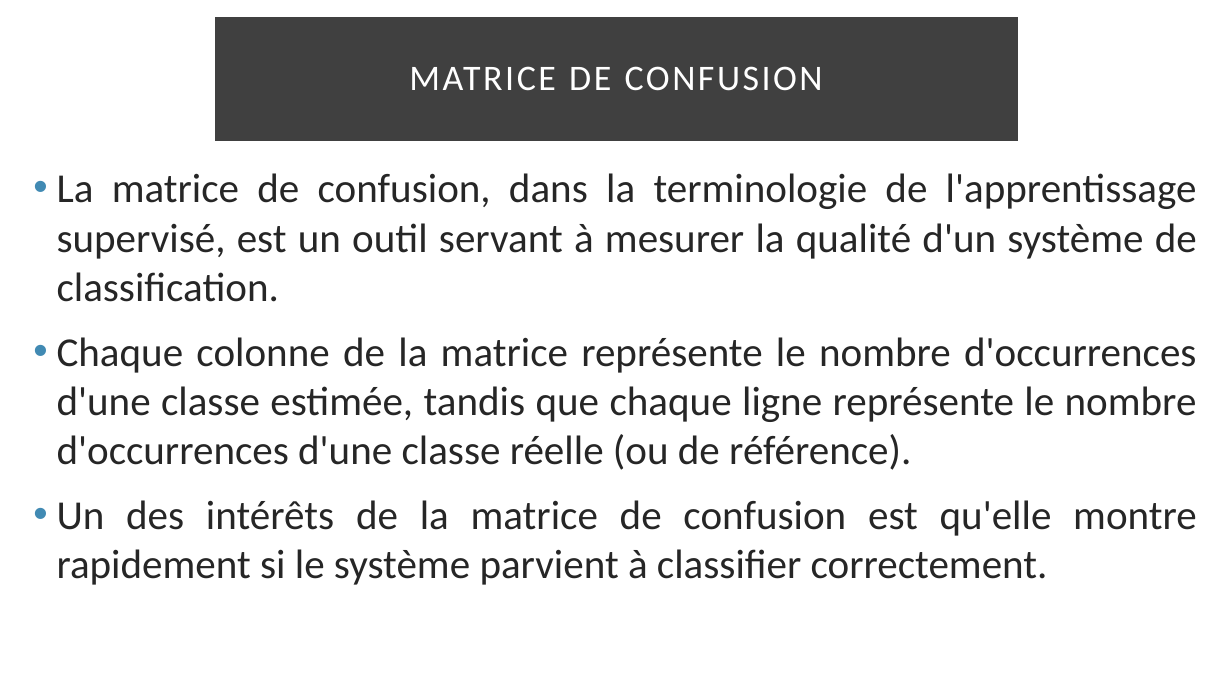
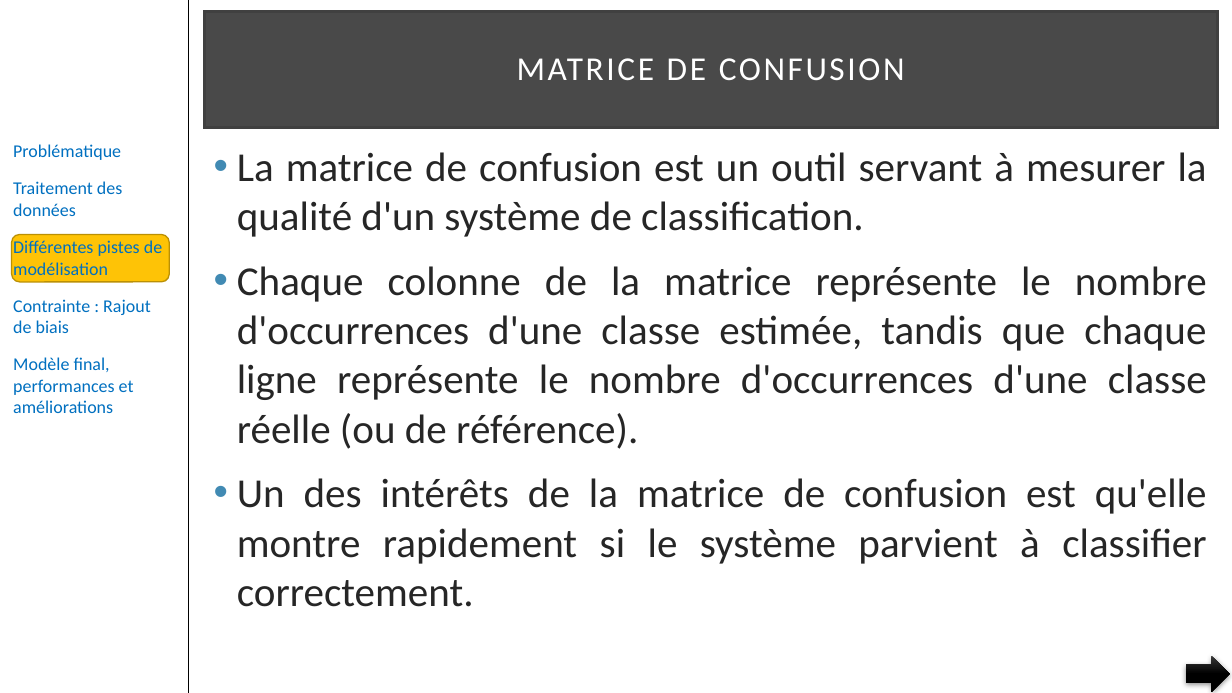
Before and after one commit to pfroide/python, a slide deck: slide 35 of Projet_5/p5.pptx (slide 39 before the commit). Drawn at 1232x693 pixels with LibreOffice and Linux fonts; fonts in the diff are those of the drawing. Boxes give left, top, right and bottom in pixels: in the first picture for what was removed or moved away, otherwise in the second. Text is boxed around its words. In the diff, an @@ line names an element or a change of style, - is before the commit and + after.

```diff
--- a/Projet_5/p5.pptx
+++ b/Projet_5/p5.pptx
@@ line added from (189, 0) to (189, 693), #000000 1 pt @@
@@ title "MATRICE DE CONFUSION": place and size @@
-title "MATRICE DE CONFUSION" at box(216, 19, 1017, 140)
+title "MATRICE DE CONFUSION" at box(204, 12, 1217, 128)
@@ title "MATRICE DE CONFUSION" at box(204, 12, 1217, 128): size 28 to 26 pt; fill #000000 at 75% opacity to #0D0D0D at 75% opacity @@
@@ text added at box(13, 144, 162, 413), 14 pt, text #0070C0 @@
+Problématique
+Traitement des données
+Différentes pistes de modélisation
+Contrainte : Rajout de biais
+Modèle final, performances et améliorations
@@ text "La matrice de confusion est ...": place and size @@
-text "La matrice de confusion est ..." at box(57, 173, 1197, 585)
+text "La matrice de confusion est ..." at box(237, 152, 1207, 607)
@@ text at box(237, 152, 1207, 237): text changed @@
-• La matrice de confusion, dans la terminologie de l'apprentissage supervisé, est un outil servant à mesurer la qualité d'un système de classification.
+• La matrice de confusion est un outil servant à mesurer la qualité d'un système de classification.
@@ rounded rectangle added at box(12, 235, 170, 282), fill #FEC306, outline #BC9004 1 pt @@
@@ right arrow added at box(1187, 656, 1230, 692), fill gradient #393939 to #000000 @@
```
Also in this commit, not shown: 24 other slides changed, 15 slides added, 13 slides removed.
